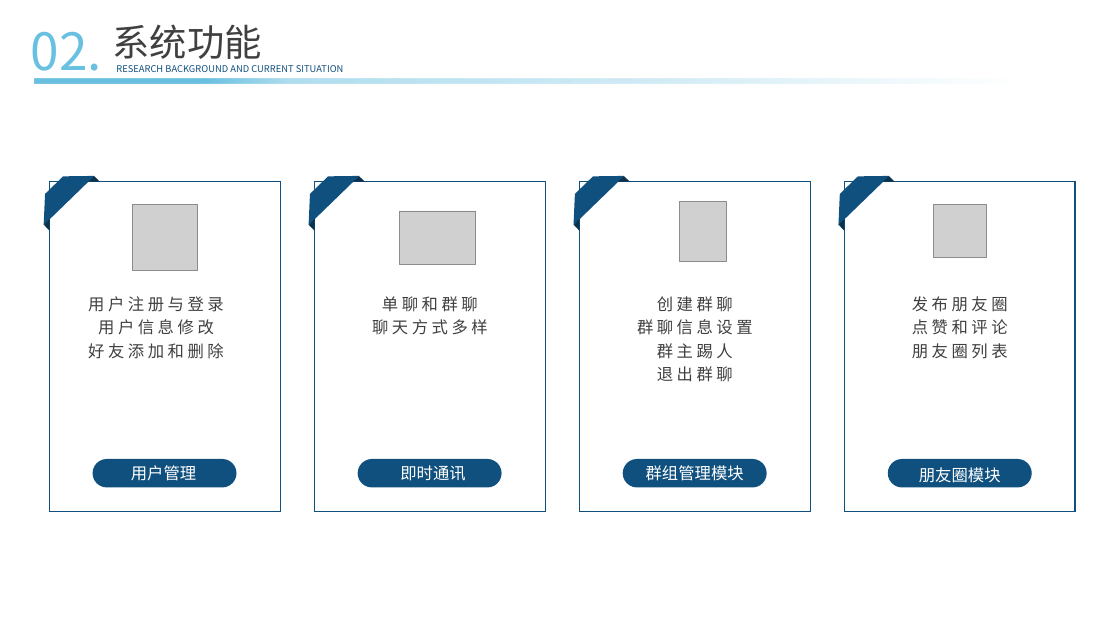
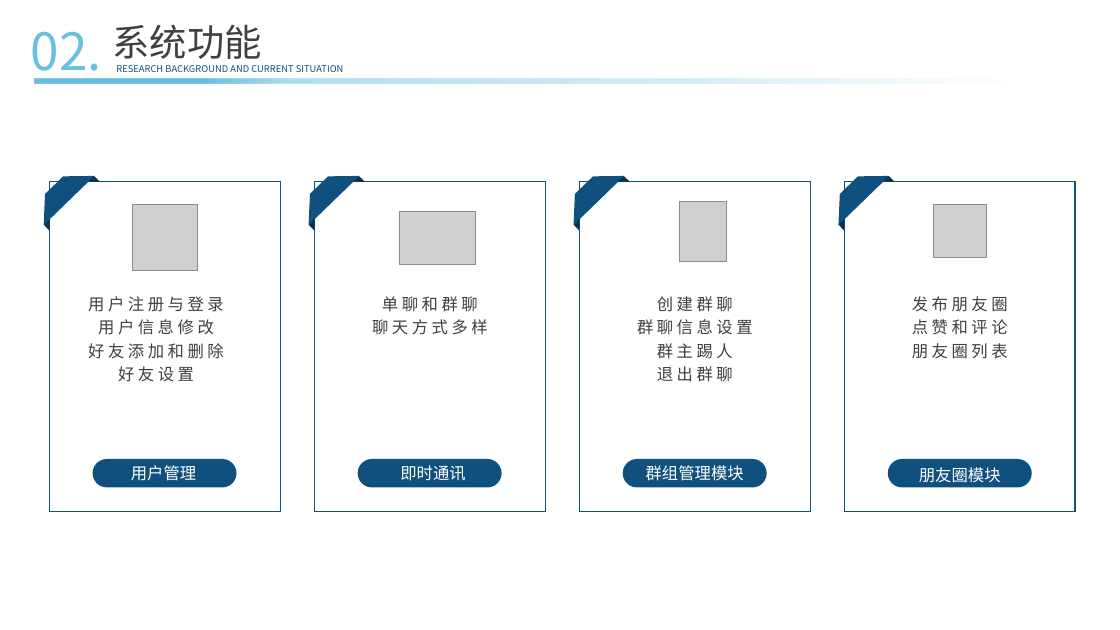
Before and after one commit to ConsoleLZ/chat-app, a slide deck: slide 9 of 毕业论文/毕业答辩(系统开发）.pptx. Drawn at 1120x630 pixels with LibreOffice and Linux fonts; fonts in the diff are those of the drawing; grey boxes stand for pictures. Boxes give left, top, right and bottom in pixels: in the first picture for what was removed or moved away, otherwise in the second. Text is boxed around its words. In the diff, an @@ line names an element or a change of style, - is before the commit and + after.

```diff
--- a/毕业论文/毕业答辩(系统开发）.pptx
+++ b/毕业论文/毕业答辩(系统开发）.pptx
@@ text at (118,366,194,382): paragraph added @@
+好友设置
```
Also in this commit, not shown: 1 other slide changed, 1 other file.
